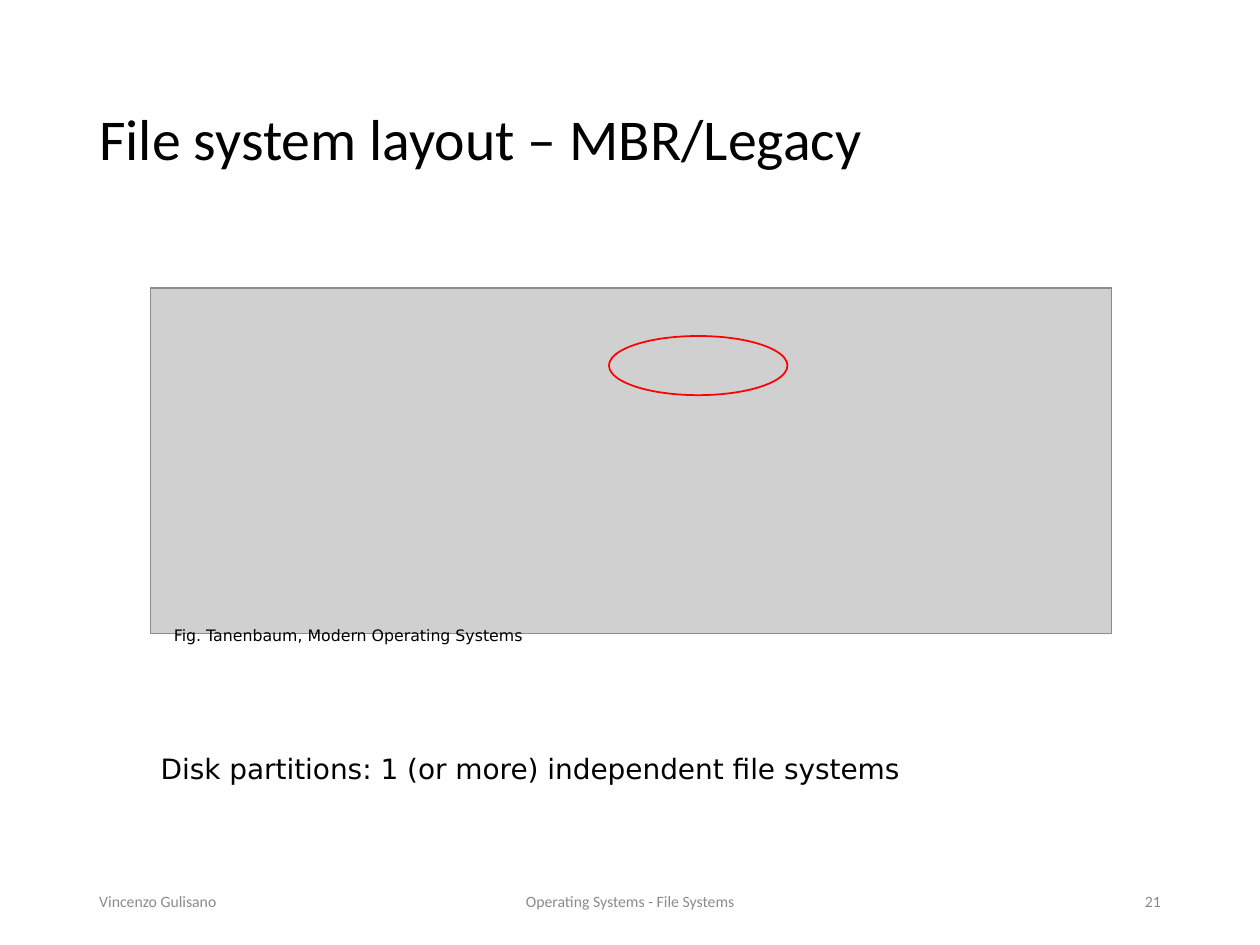
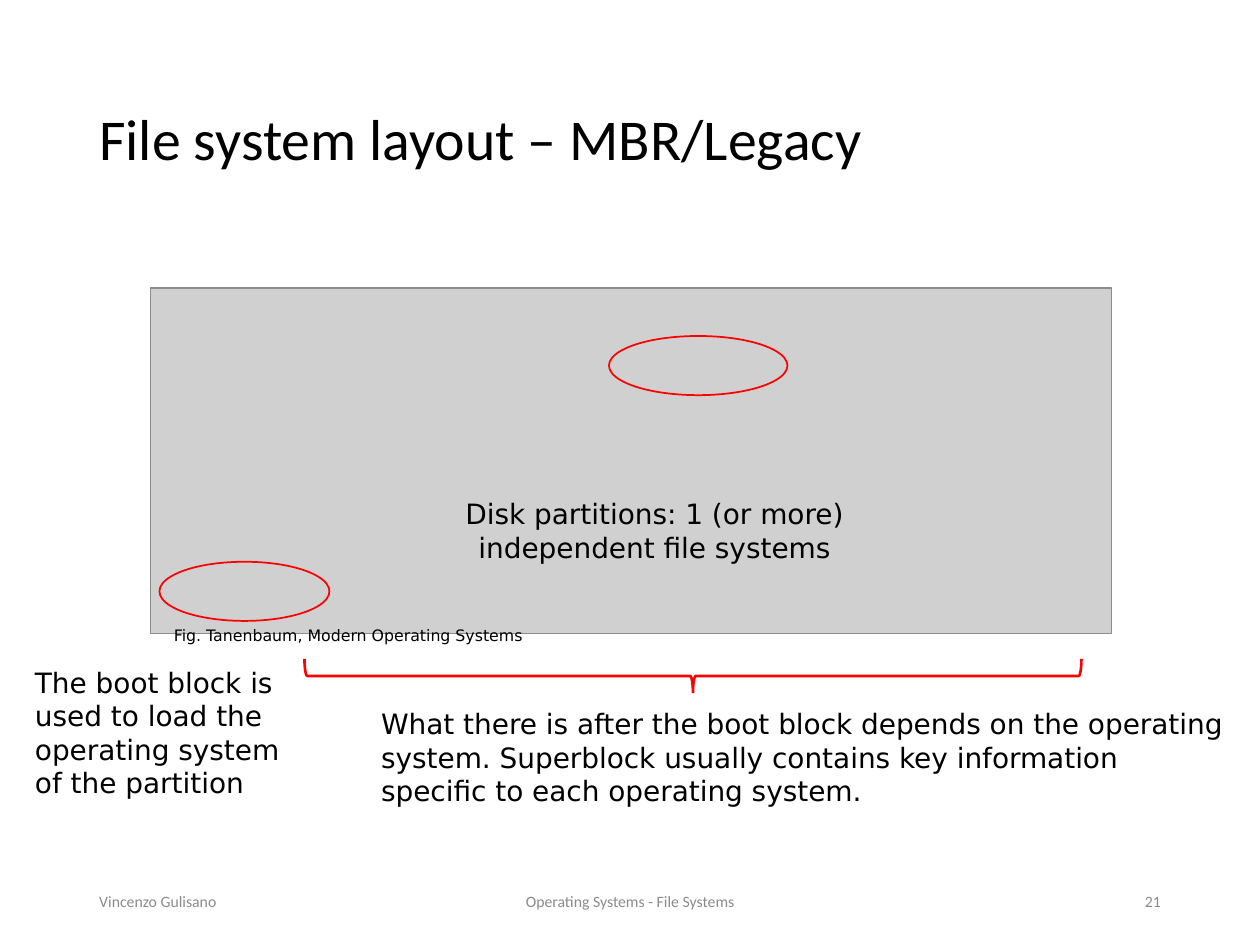
Before and after one commit to vincenzo-gulisano/os_material, a slide deck: slide 21 of slides/file_systems.pptx. Drawn at 1260x945 pixels with LibreOffice and Linux fonts; fonts in the diff are those of the drawing; grey boxes stand for pictures. Boxes give left, top, right and bottom in pixels: in the first picture for what was removed or moved away, otherwise in the second. Text is boxed around its words. In the diff, an @@ line names an element or a change of style, - is before the commit and + after.

Commit message:
scripted new part on UEFI and legacy BIOS

```diff
--- a/slides/file_systems.pptx
+++ b/slides/file_systems.pptx
@@ text "Disk partitions: 1 (or more) ..." moved from (x1=161, y1=757, x2=899, y2=785) to (x1=465, y1=502, x2=843, y2=564) @@
@@ text "Disk partitions: 1 (or more) ..." at (x1=465, y1=502, x2=843, y2=564): alignment left to centre @@
@@ ellipse added at (x1=160, y1=562, x2=330, y2=621), outline #FF0000 1 pt @@
@@ left brace added at (x1=304, y1=659, x2=1081, y2=693), outline #FF0000 1.5 pt @@
@@ text added at (x1=35, y1=671, x2=279, y2=799), 16 pt, text #000000 @@
+The boot block is used to load the operating system of the partition
@@ text added at (x1=381, y1=712, x2=1223, y2=807), 16 pt, text #000000 @@
+What there is after the boot block depends on the operating system. Superblock usually contains key information specific to each operating system.
```
Also in this commit, not shown: 7 other slides changed, 2 slides removed, 1 other file.
